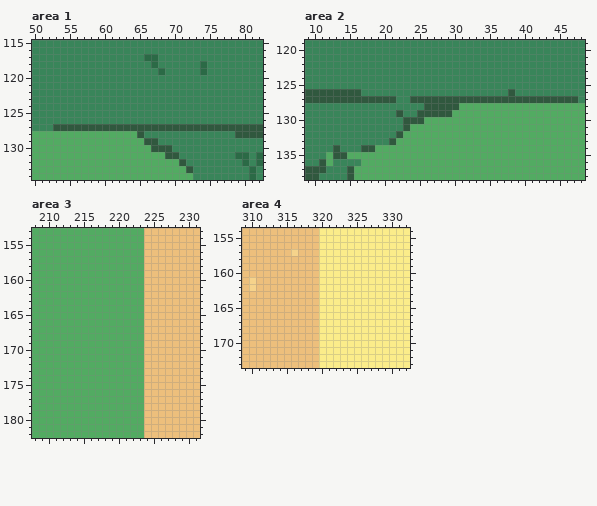
File history of a pixel-art file, Assets.aseprite. The picture above was drawn from the file before the commit.
448x448 pixels, 1 frame. Colours within 5 levels of each other are drawn and written as one. Shown: area 1: x 50..82, y 115..134; area 2: x 9..48, y 119..138; area 3: x 208..231, y 153..182; area 4: x 309..332, y 154..173. The commit also changed other parts of the picture, which this record leaves out.
Now the later version:
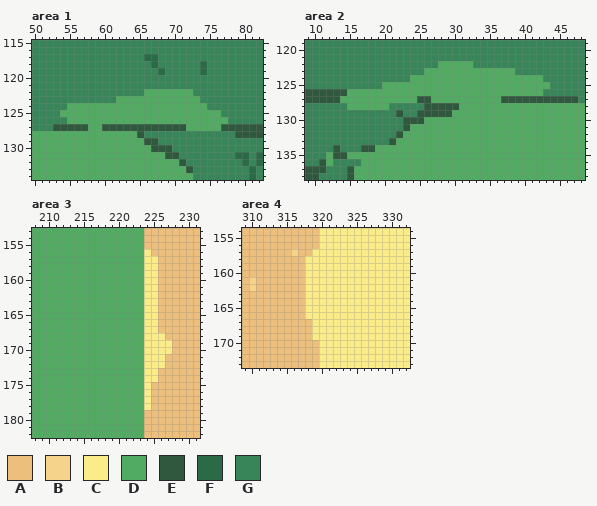
Palette (. is transparent): A #edbf7c  B #f6d38b  C #fbec8a  D #52ab62  E #30583e  F #2b6a46  G #39855a
Edits made:
Area 1, layer "Flattened":
The edit turns colour E into colour D in row 127 at x 58 to 59 and 72 to 76.
The edit turns colour G into colour D in row 122 at x 66 to 72; in row 123 at x 62 to 73; in row 124 at x 55 to 74; in row 125 at x 54 to 76; in row 126 at x 55 to 77.
Area 2, layer "Flattened":
The edit turns colour E into colour D in row 126 at x 15 to 16 and 38; in row 127 at x 14 to 21, 24 and 27 to 36.
The edit turns colour G into colour D in row 122 at x 28 to 32; in row 123 at x 26 to 38; in row 124 at x 24 to 42; in row 125 at x 20 to 43; in row 126 at x 17 to 37 and 39 to 42; in row 127 at x 22 to 23.
The edit turns colour G into colour D in row 128 at x 15 to 20.
Area 3, layer "Flattened":
The edit turns colour A into colour C in row 156 at x 224; in rows 157 to 167 at x 224 to 225; in row 168 at x 224 to 226; in rows 169 to 170 at x 224 to 227; in rows 171 to 172 at x 224 to 226; in rows 173 to 174 at x 224 to 225.
The edit turns colour A into colour C in rows 175 to 178 at x 224.
Area 4, layer "Flattened":
The edit turns colour A into colour C in row 157 at x 319; in rows 158 to 166 at x 318 to 319; in rows 167 to 169 at x 319.
Where, in picture pixels (left, top, right, bottom), the same in both pictures:
changed: (60, 89, 228, 131)
changed: (340, 61, 550, 110)
changed: (144, 249, 172, 410)
changed: (305, 249, 319, 340)
